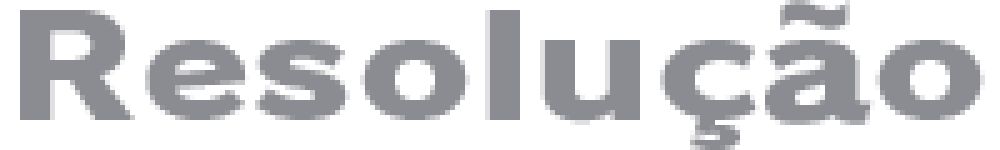
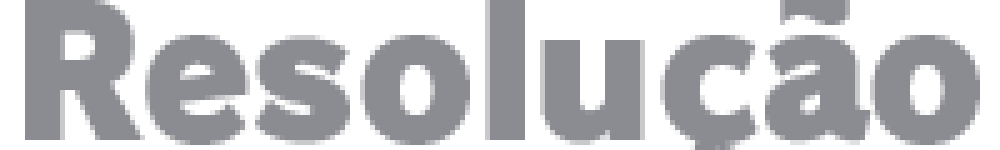
Before/after of a 1000x150 layered artwork. What changed in the layer stack:
hid "Resolução" (1st of 2) over [20, 0, 985, 150]
added layer "Resolução" (2nd of 2) above "Resolution" over [25, 0, 980, 150]
